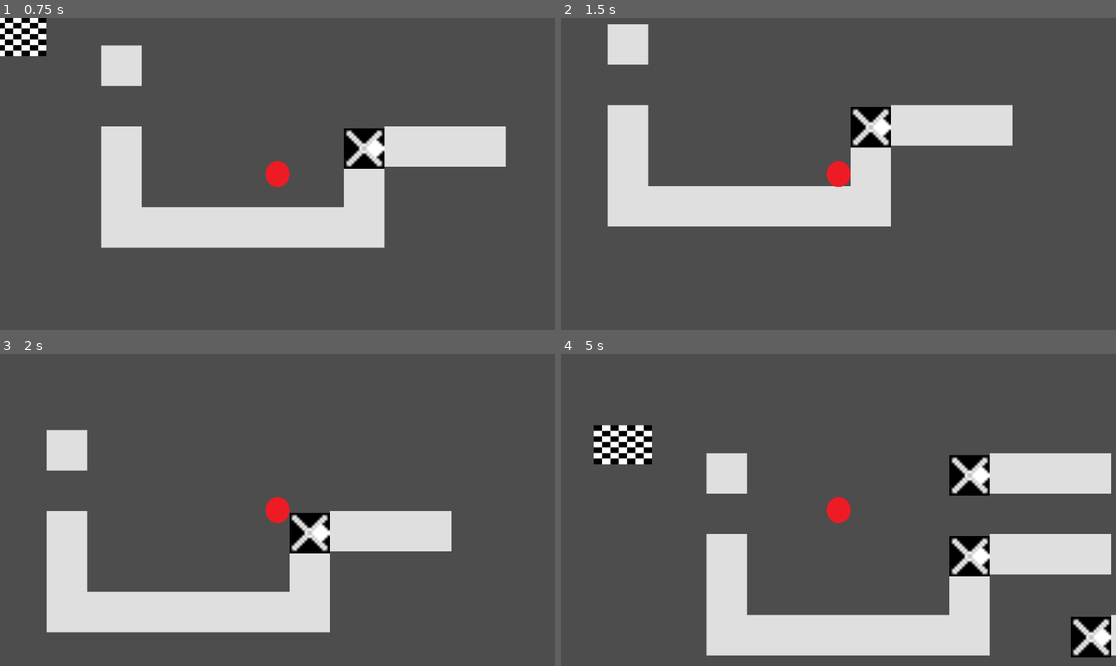
Above: before the commit, frames 1-4 (two rows, left to right).
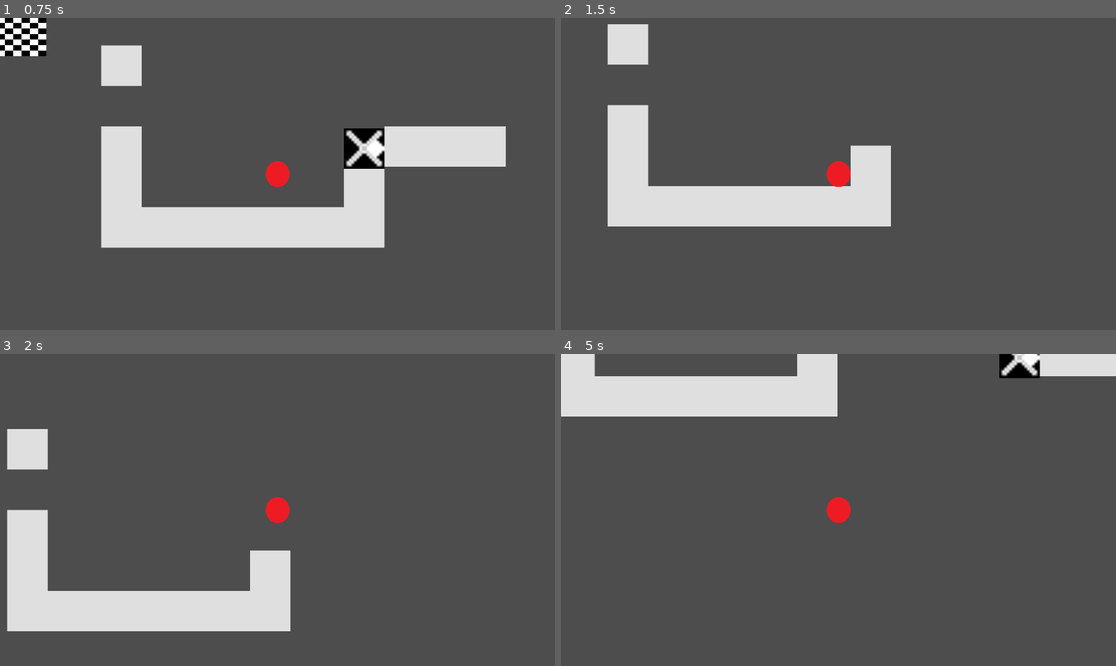
Above: after the commit, the same moments.

Repository: SomeFamousPerson/major-project
Game: Godot game, scene res://main.tscn
Two runs of this game, one before a commit and one after it. Both use one fixed random seed, a clock stepped at 60 frames per second and the inputs below.
Inputs (mouse positions are in pixels of both pictures, inside the frame that each line leads up to):
- Up to frame 1 (0.75 s): move the mouse to (399, 158) at 0.52 s; hold D (right) from 0.53 s (still down); click (399, 158) at 0.6 s
- Up to frame 2 (1.5 s): keep holding D (right); tap Space (jump) at 0.77 s; move the mouse to (871, 127) at 1.27 s; click (871, 127) at 1.35 s
- Up to frame 3 (2 s): keep holding D (right); tap Space (jump) at 1.52 s
- Up to frame 4 (5 s): move the mouse to (894, 441) at 2.02 s; release D (right) at 2.03 s; hold A (left) 2.03-2.78 s; click (894, 441) at 2.1 s; move the mouse to (971, 475) at 2.77 s; hold D (right) 2.78-4.28 s; click (971, 475) at 2.85 s; tap Space (jump) at 3.02, 3.77, 4.52 s; move the mouse to (1005, 556) at 3.52 s; click (1005, 556) at 3.6 s; move the mouse to (993, 616) at 4.27 s; hold A (left) from 4.28 s (still down); click (993, 616) at 4.35 s

Frame 1 is identical in both runs. In frame 2, 3.8% of the frame differs, in the area x 52-82%, y 27-42%; in frame 3, 13%; in frame 4, 29%, in the area x 0-100%, y 0-98%.

Commit message:
made eletion of swapper work

Diff:
--- a/global.gd
+++ b/global.gd
@@ -1,3 +1,4 @@
 extends Node
 
 var level = 0
+var swappers_remaining = 1
--- a/levels/level_1.tscn
+++ b/levels/level_1.tscn
@@ -31,7 +31,10 @@
 scale = Vector2(6, 6)
 tile_set = SubResource("TileSet_2as2m")
 format = 2
+layer_0/name = "world"
 layer_0/tile_data = PackedInt32Array(262144, 1, 4, 262145, 1, 4, 262146, 1, 4, 262147, 1, 4, 262148, 1, 4, 262149, 1, 4, 262150, 1, 4, 196614, 1, 4, 196608, 1, 4, 131072, 1, 4, 0, 1, 4)
+layer_1/name = "original world"
+layer_1/tile_data = PackedInt32Array(0, 1, 4, 131072, 1, 4, 196608, 1, 4, 262144, 1, 4, 262145, 1, 4, 262146, 1, 4, 262147, 1, 4, 262148, 1, 4, 262149, 1, 4, 262150, 1, 4, 196614, 1, 4)
 
 [node name="Player" parent="." instance=ExtResource("2_t3bdi")]
 position = Vector2(306, 157)
--- a/levels/level_2.tscn
+++ b/levels/level_2.tscn
@@ -27,14 +27,18 @@
 script = ExtResource("1_s18xh")
 
 [node name="TileMap" type="TileMap" parent="."]
+unique_name_in_owner = true
 scale = Vector2(6, 6)
 tile_set = SubResource("TileSet_2as2m")
 format = 2
-layer_0/tile_data = PackedInt32Array(262148, 1, 4, 262149, 1, 4, 262150, 1, 4, 196614, 1, 4, 262147, 1, 4, 196625, 1, 4)
+layer_0/name = "world"
+layer_0/tile_data = PackedInt32Array(4, 1, 4, 3, 1, 4, 2, 1, 4, 65538, 1, 4, 131074, 1, 4, 196610, 1, 4, 196611, 1, 4, 196612, 1, 4, 196613, 1, 4, -65532, 1, 4, -131068, 1, 4, -196604, 1, 4, -262140, 1, 4, -327676, 1, 4, 131081, 1, 4, 65549, 1, 4, 17, 1, 4, 18, 1, 4, -327669, 1, 4, -327673, 1, 4, 196609, 1, 4, 196608, 1, 4, 262143, 1, 4, 262142, 1, 4, 262141, 1, 4, 262140, 1, 4, 262139, 1, 4, -196584, 1, 4, -196583, 1, 4, -262128, 1, 4, -262129, 1, 4)
+layer_1/name = "original world"
+layer_1/tile_data = PackedInt32Array(262139, 1, 4, 262140, 1, 4, 262141, 1, 4, 262142, 1, 4, 262143, 1, 4, 196608, 1, 4, 196609, 1, 4, 196610, 1, 4, 196611, 1, 4, 196612, 1, 4, 196613, 1, 4, -327676, 1, 4, -262140, 1, 4, -196604, 1, 4, -131068, 1, 4, -65532, 1, 4, 4, 1, 4, 3, 1, 4, 2, 1, 4, 65538, 1, 4, 131074, 1, 4, 131081, 1, 4, 65549, 1, 4, 17, 1, 4, 18, 1, 4, -196584, 1, 4, -196583, 1, 4, -262128, 1, 4, -262129, 1, 4, -327669, 1, 4, -327673, 1, 4)
 
 [node name="Player" parent="." instance=ExtResource("3_egdub")]
 position = Vector2(306, 157)
 scale = Vector2(0.399999, 0.399999)
 
 [node name="Flag" parent="." instance=ExtResource("2_1q6wt")]
-position = Vector2(1639, 186)
+position = Vector2(-174, -18)
--- a/levels/world.gd
+++ b/levels/world.gd
@@ -1,13 +1,13 @@
 extends Node2D
 var mouse = get_global_mouse_position()
 var atlas = Vector2i(0,0)
-var swappers_remaining = 1000
 var tileswapper = preload("res://tile_swapper.tscn")
 
+func _ready():
+	Global.swappers_remaining = 1
 
 func _physics_process(delta):
 	var tilemap = $TileMap
-
 	#place tile-swappers
 	#get mouse location
 	mouse = get_global_mouse_position()
@@ -19,7 +19,7 @@
 		#gets the atlas position of that cell(where on the tileset it is)
 		atlas = Vector2i(tilemap.get_cell_atlas_coords(0, cell))
 		#if that spot is free and you have swappers left, it places one
-		if atlas == Vector2i(-1,-1) and swappers_remaining >= 1:
+		if atlas == Vector2i(-1,-1) and Global.swappers_remaining >= 1:
 			print("valid spot")
 			var swapper = tileswapper.instantiate()
 			swapper.tilemap = $TileMap
@@ -29,8 +29,11 @@
 			swapper.scale = Vector2(5.25,5.25)
 			swapper.top_level = true
 			swapper.global_position = (world_pos+Vector2(35,39))
+			#sets directionm the swapper faces
+			#if $Player.last_direction == -1:
+				#swapper.rotation = 180
 			#confirms that you placed it and uses one up
 			print("placed location: ", swapper.global_position)
-			swappers_remaining -= 1
+			Global.swappers_remaining -= 1
 			#sets a block in the background so that the game knows something is there
 			tilemap.set_cell(0,cell,1,Vector2(8,10))
--- a/player.gd
+++ b/player.gd
@@ -3,8 +3,8 @@
 const SPEED = 300.0
 const JUMP_VELOCITY = -400.0
 var gravity = 400
-
-
+var direction
+var last_direction = 1
 
 
 
@@ -17,7 +17,9 @@
 		velocity.y = JUMP_VELOCITY
 
 
-	var direction = Input.get_axis("left", "right")
+	direction = Input.get_axis("left", "right")
+	if last_direction != direction and direction:
+		last_direction = direction
 	if direction:
 		velocity.x = direction * SPEED
 	else:
--- a/tile_swapper.gd
+++ b/tile_swapper.gd
@@ -3,10 +3,10 @@
 var myLocation = Vector2(0,0)
 var tilemap
 var mouse_in = false
-
+var targets
 func _ready():
 	print(tilemap)
-	var targets = [Vector2i(myLocation+Vector2i(1,0)),Vector2i(myLocation+Vector2i(2,0)),Vector2i(myLocation+Vector2i(3,0))]
+	targets = [Vector2i(myLocation+Vector2i(1,0)),Vector2i(myLocation+Vector2i(2,0)),Vector2i(myLocation+Vector2i(3,0))]
 	print(targets)
 	for i in RANGE:
 		if tilemap.get_cell_atlas_coords(0,targets[i]) == Vector2i(-1,-1):
@@ -17,14 +17,18 @@
 func _physics_process(delta):
 	if Input.is_action_just_pressed("click") and mouse_in == true:
 		tilemap.set_cell(0,myLocation,1,Vector2i(-1,-1))
-		#TODO: DELETE SQUARES THAT GOT ADDED
-		#SHOULD BE PRETTY EASY BYUT DONT HAVE TIME NOW
-		#queue_free()
+		#reverse of previous similar code, deletes the blocks that got placed by the bridge
+		for i in RANGE:
+			#if block is solid AND was solid in the original map
+			if tilemap.get_cell_atlas_coords(0,targets[i]) == Vector2i(0,4) and tilemap.get_cell_atlas_coords(1,targets[i]) != Vector2i(0,4):
+				#make it empty
+				tilemap.set_cell(0,targets[i],1,Vector2i(-1,-1))
+		Global.swappers_remaining += 1
+		queue_free()
 
 
 func _on_area_2d_mouse_entered():
 	mouse_in = true
-	print("mouse_in")
 
 func _on_area_2d_mouse_exited():
 	mouse_in = false
Not shown: 1 places in levels/level_2.tscn that only renumber resources
Not shown: 1 places in levels/level_3.tscn that only renumber resources
